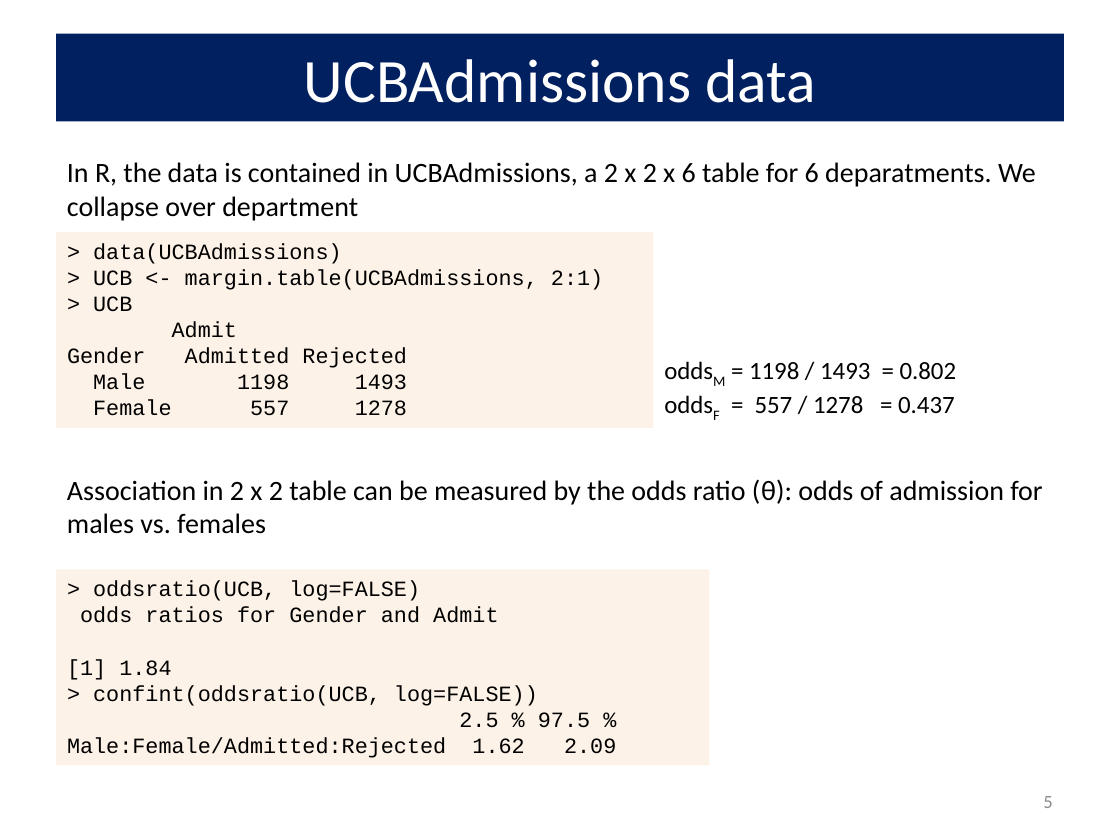
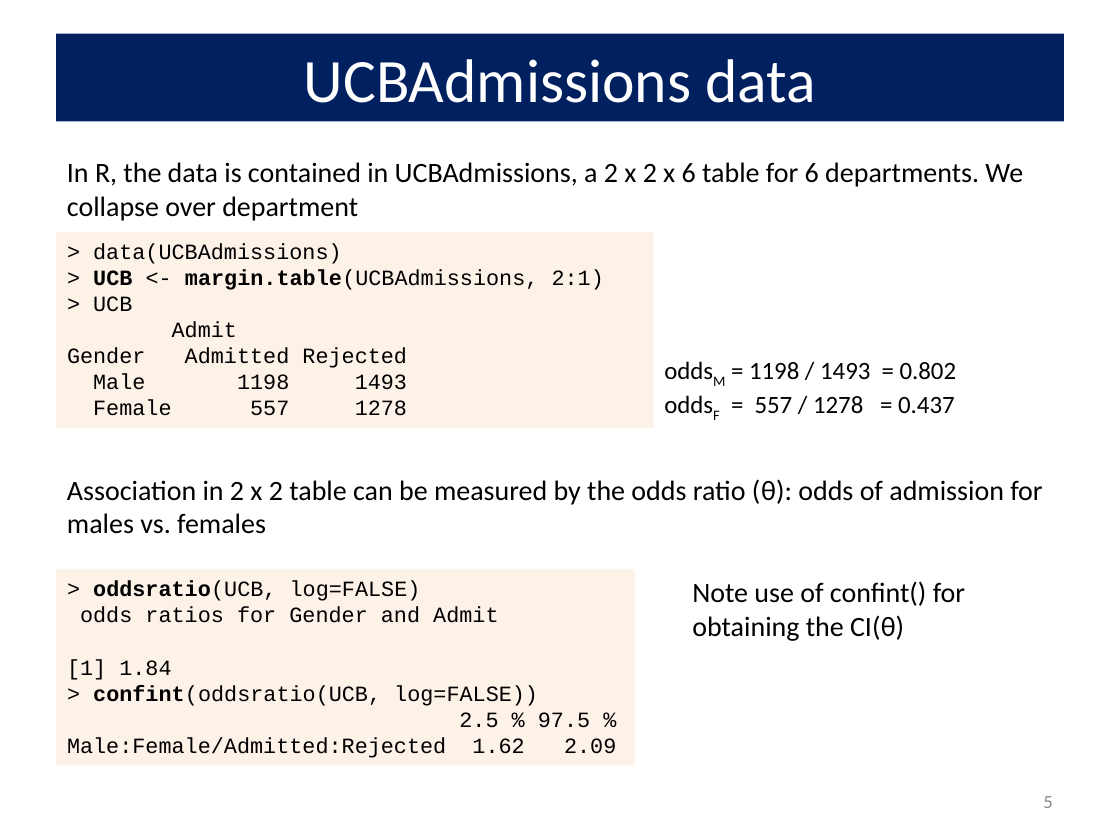
Before and after one commit to friendly/psy6136, a slide deck: slide 5 of docs/lectures/03-Twoway1.pptx. Drawn at 1120x840 pixels with LibreOffice and Linux fonts; fonts in the diff are those of the drawing. Boxes give left, top, right and bottom in pixels: in the first picture for what was removed or moved away, otherwise in the second. Text is boxed around its words. In the diff, an @@ line names an element or a change of style, - is before the commit and + after.

```diff
--- a/docs/lectures/03-Twoway1.pptx
+++ b/docs/lectures/03-Twoway1.pptx
@@ text at bbox=[67, 162, 1023, 221]: text changed @@
-In R, the data is contained in UCBAdmissions, a 2 x 2 x 6 table for 6 deparatments. We collapse over department
+In R, the data is contained in UCBAdmissions, a 2 x 2 x 6 table for 6 departments. We collapse over department
@@ text in rectangle at bbox=[93, 269, 604, 290]: bold on in "UCB margin.table(UCBAdmissions," @@
@@ rectangle "> oddsratio(UCB, log=FALSE)": place and size @@
-rectangle "> oddsratio(UCB, log=FALSE)" at bbox=[56, 569, 709, 765]
+rectangle "> oddsratio(UCB, log=FALSE)" at bbox=[56, 569, 635, 765]
@@ text in rectangle at bbox=[93, 580, 538, 706]: bold on in "oddsratio(UCB,", "confint(oddsratio(UCB," @@
@@ text added at bbox=[692, 581, 965, 641], 18 pt, text #000000 @@
+Note use of confint() for obtaining the CI(θ)
```
Also in this commit, not shown: 15 other slides changed, 2 slides added, 18 other files.
